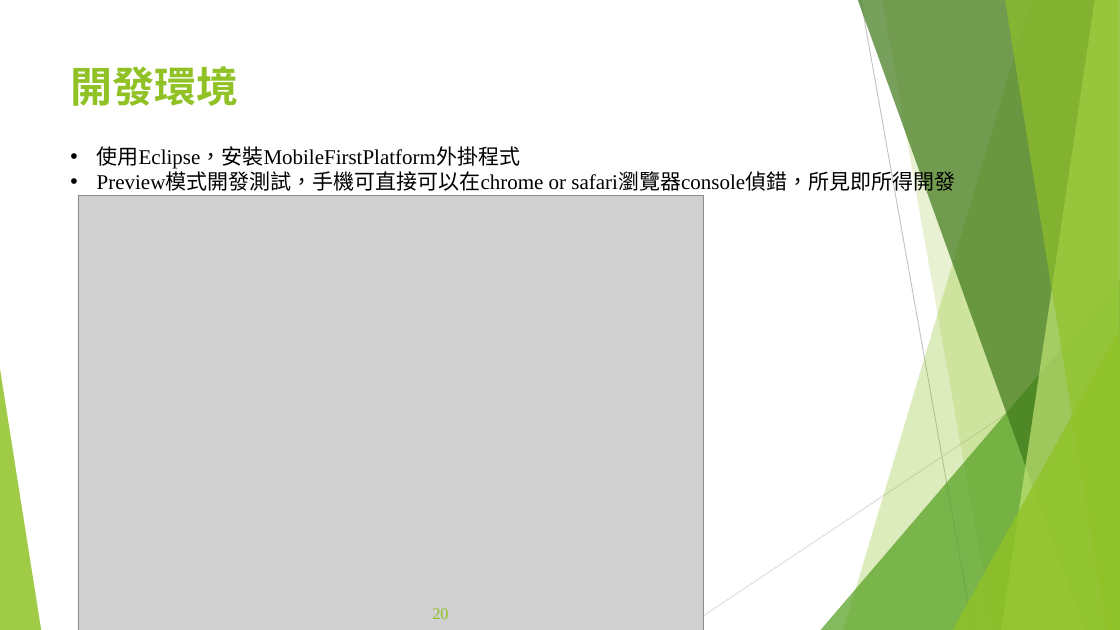
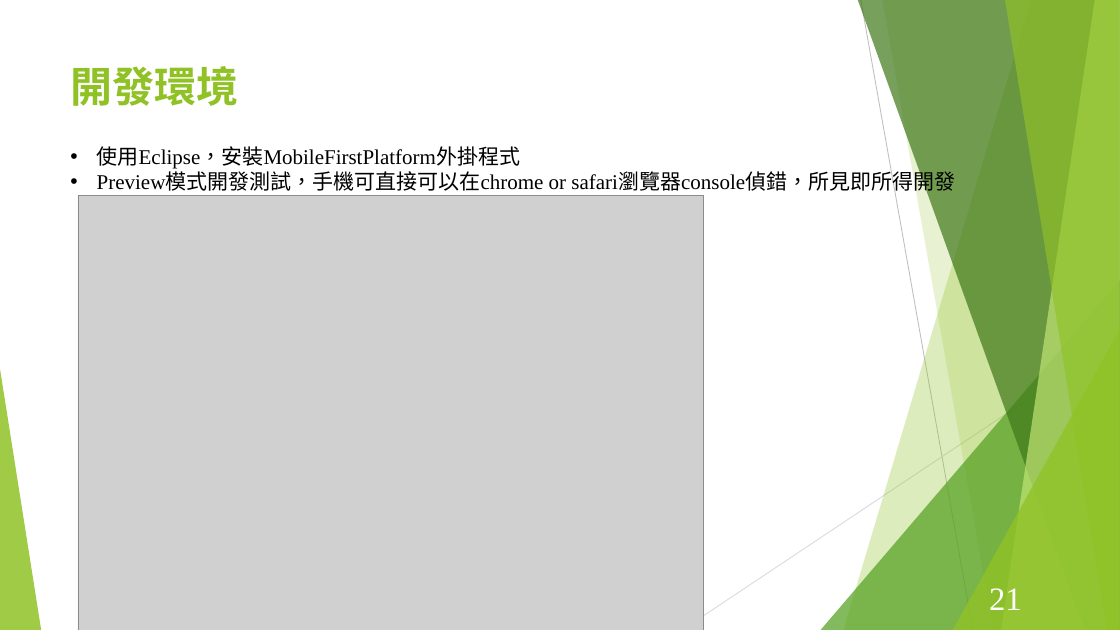
Before and after one commit to Szying/Js_Tools, a slide deck: slide 21 of 期末報告.pptx (slide 20 before the commit). Drawn at 1120x630 pixels with LibreOffice and Linux fonts; fonts in the diff are those of the drawing; grey boxes stand for pictures. Boxes give left, top, right and bottom in pixels: in the first picture for what was removed or moved away, otherwise in the second. Text is boxed around its words. In the diff, an @@ line names an element or a change of style, - is before the commit and + after.

```diff
--- a/期末報告.pptx
+++ b/期末報告.pptx
@@ page number added at box(989, 588, 1022, 610), 28 pt, text #FFFFFF @@
+21
@@ page number removed at box(432, 608, 448, 619) @@
-20
```
Also in this commit, not shown: 25 other slides changed, 1 slide added.
